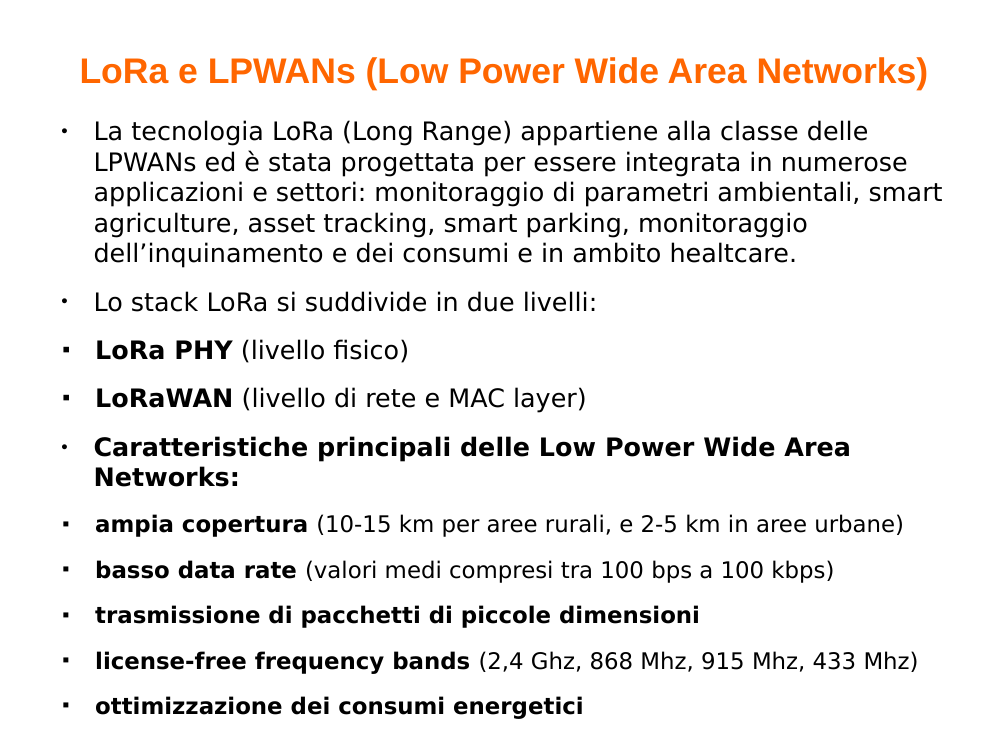
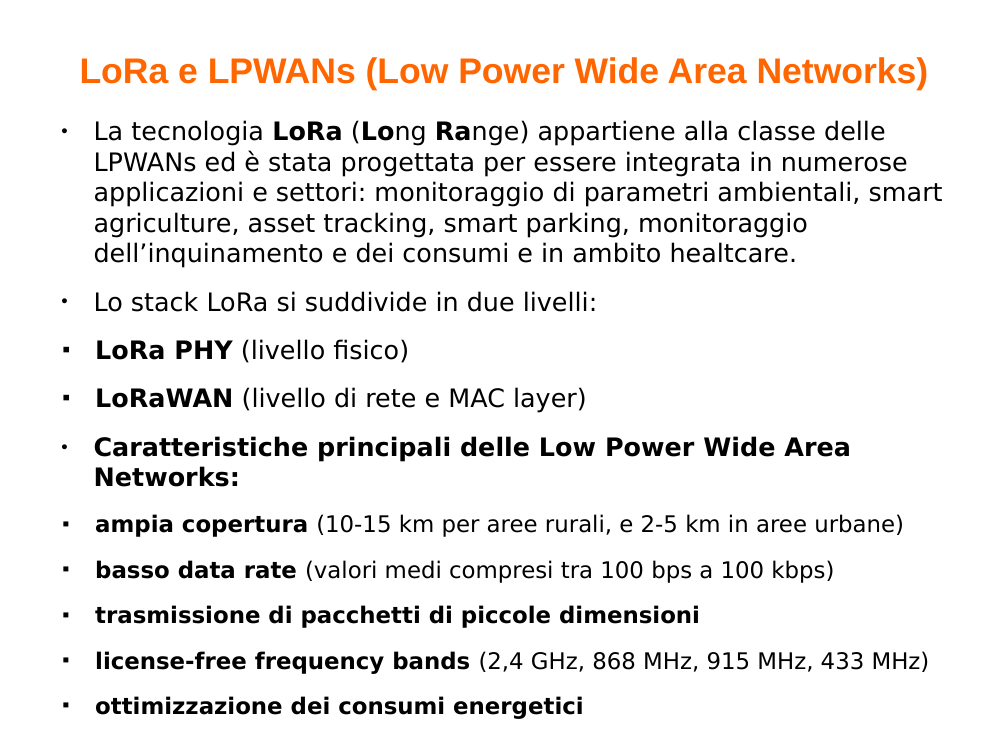
Before and after one commit to biagiom/QuakeSense, a slide deck: slide 12 of Presentazione_QuakeSense.odp. Drawn at 1008x756 pixels with LibreOffice and Linux fonts; fonts in the diff are those of the drawing. Boxes give left, top, right and bottom in pixels: in the first picture for what was removed or moved away, otherwise in the second. Text is boxed around its words. In the diff, an @@ line names an element or a change of style, - is before the commit and + after.

```diff
--- a/Presentazione_QuakeSense.odp
+++ b/Presentazione_QuakeSense.odp
@@ text at [94,120,943,268]: bold on in "LoRa (Long Range)" @@
@@ text at [95,651,930,674]: text changed @@
-■ license-free frequency bands (2,4 Ghz, 868 Mhz, 915 Mhz, 433 Mhz)
+■ license-free frequency bands (2,4 GHz, 868 MHz, 915 MHz, 433 MHz)
```
Also in this commit, not shown: 10 other slides changed.
